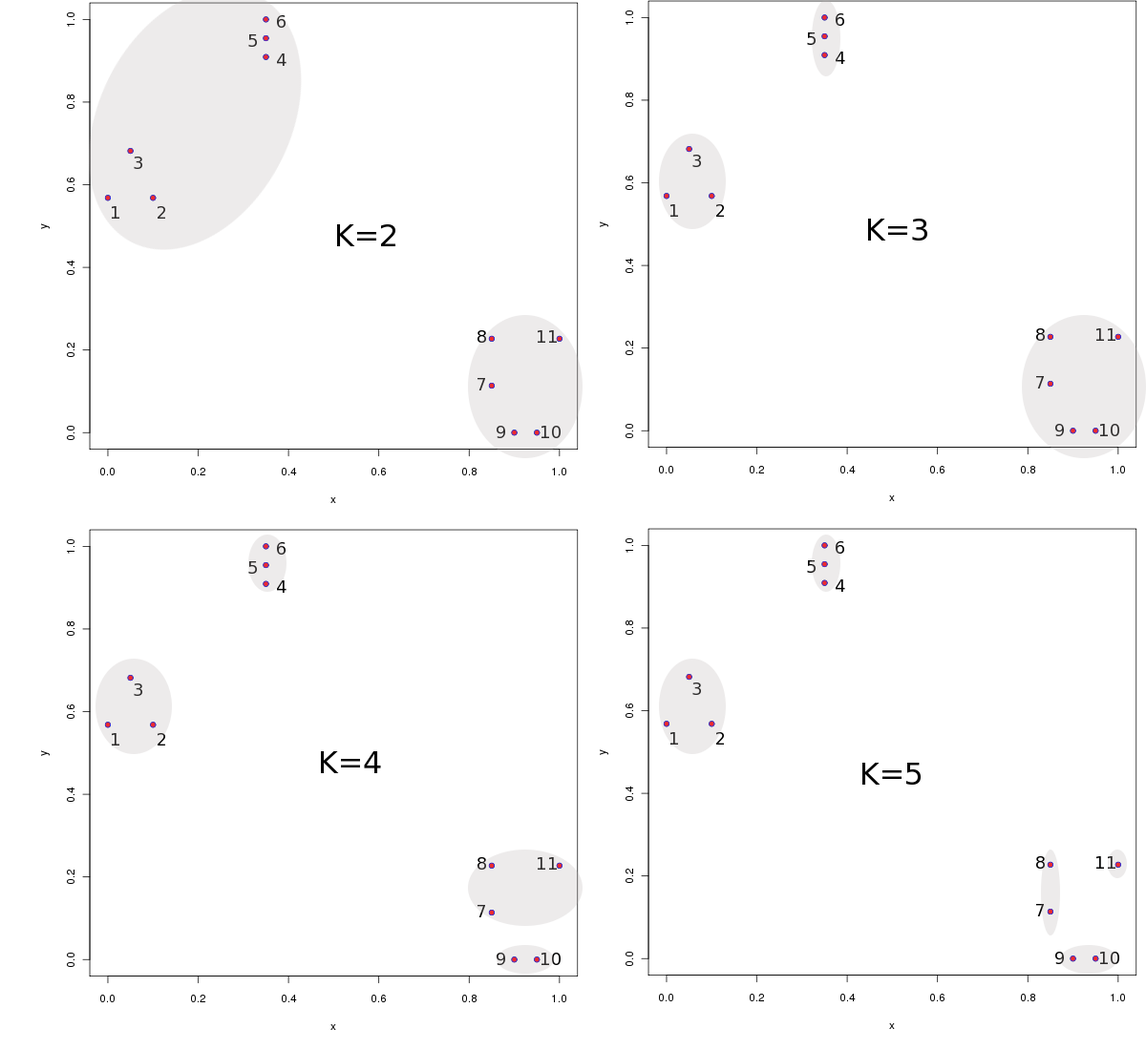
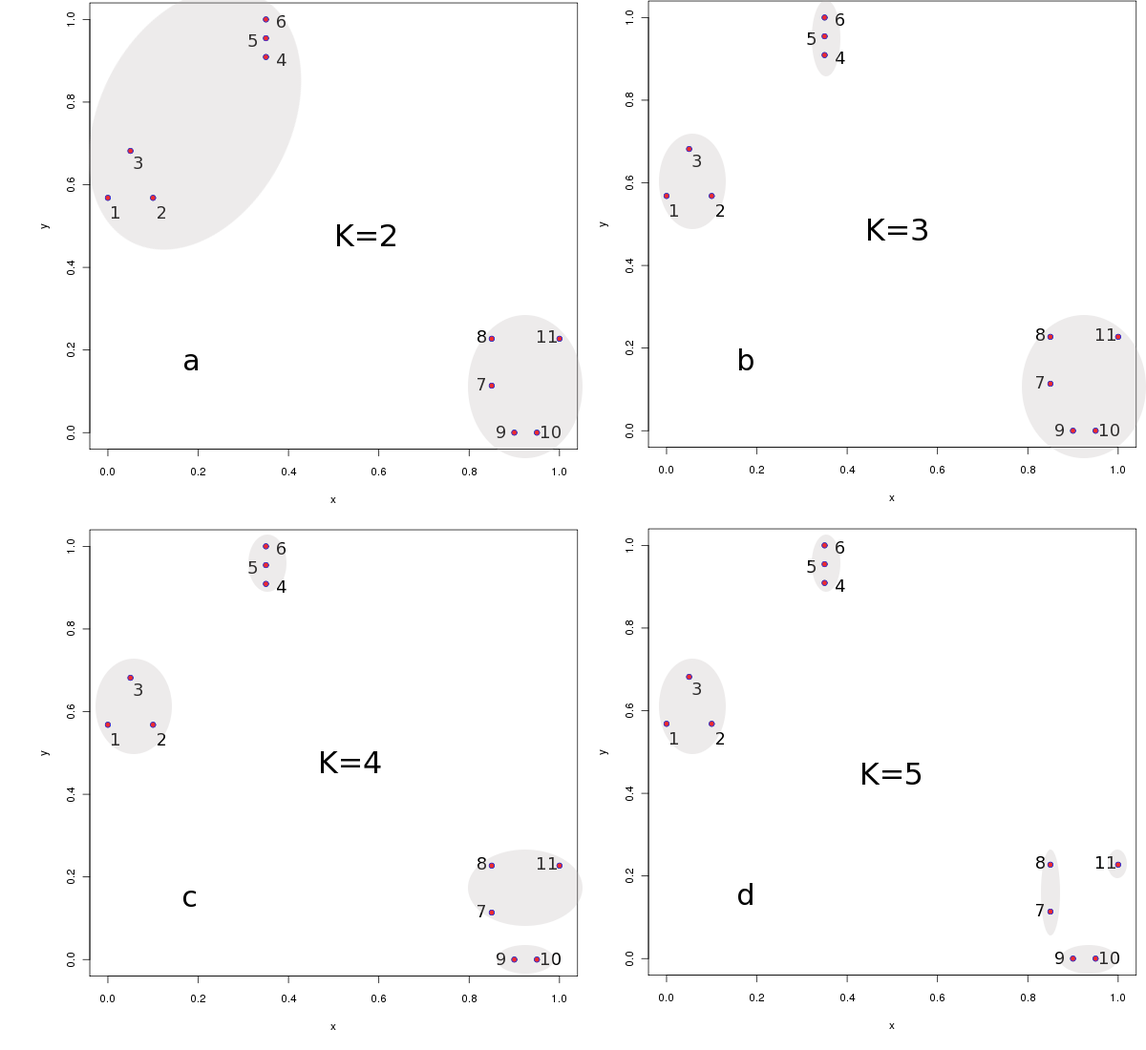
Comparing the layer stacks of the two 1146x1050 images. Changes:
added layer "d" above "c" over [738, 883, 753, 906]
added layer "c" above "b" over [183, 890, 196, 908]
added layer "b" above "a" over [739, 348, 754, 371]
added layer "a" above "Transformation" over [184, 354, 198, 371]
